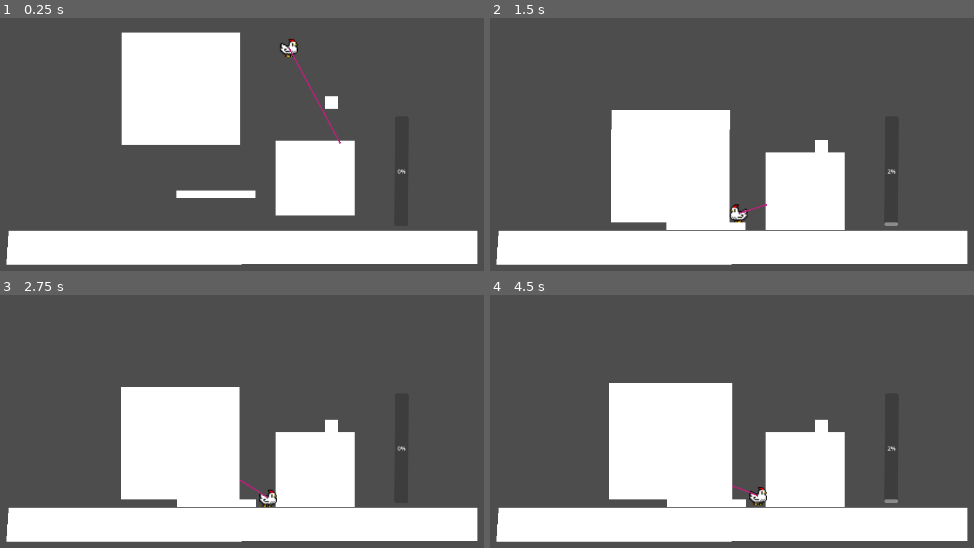
Above: before the commit, frames 1-4 (two rows, left to right).
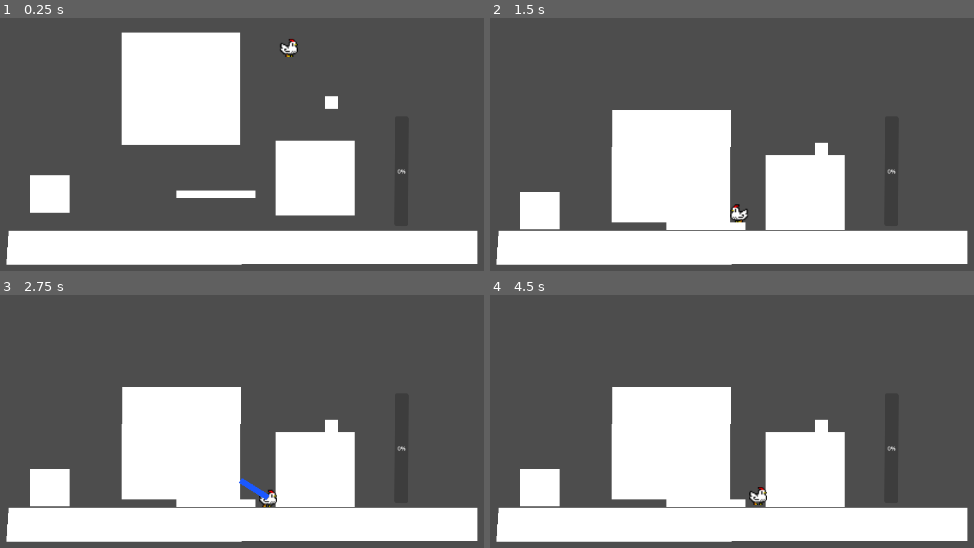
Above: after the commit, the same moments.

Repository: mgi-dev/size-them-up
Game: Godot game, scene res://scenes/main.tscn
Same seed, same stepped clock (60 frames per second), same inputs: the game is played once before the commit and once after it.
Inputs (mouse positions are in pixels of both pictures, inside the frame that each line leads up to):
- Up to frame 1 (0.25 s): no input
- Up to frame 2 (1.5 s): move the mouse to (707, 225) at 0.52 s; hold Right mouse button (size_down) 0.53-1.28 s; hold A (player_move_right) from 0.53 s (still down); tap Space (player_jump) at 0.77 s; click (707, 225) at 0.8 s; move the mouse to (804, 192) at 1.27 s; click (804, 192) at 1.35 s
- Up to frame 3 (2.75 s): tap Space (player_jump) at 1.52 s; right-click (314, 469) at 1.55 s; move the mouse to (179, 444) at 2.02 s; release A (player_move_right) at 2.03 s; hold D (player_move_left) from 2.03 s (still down); hold Right mouse button (size_down) from 2.03 s (still down); click (179, 444) at 2.3 s
- Up to frame 4 (4.5 s): move the mouse to (819, 426) at 2.77 s; release D (player_move_left) at 2.78 s; release Right mouse button (size_down) at 2.78 s; hold A (player_move_right) 2.78-4.28 s; click (819, 426) at 2.85 s; tap Space (player_jump) at 3.02, 3.77 s; right-click (819, 426) at 3.05 s; move the mouse to (outside the picture) at 3.52 s; hold Right mouse button (size_down) 3.53-4.28 s; click (outside the picture) at 3.8 s; tap Enter at 4.25 s; move the mouse to (644, 451) at 4.27 s; hold D (player_move_left) from 4.28 s (still down); click (644, 451) at 4.35 s

The runs differ from the first frame. In frame 1, 1.4% of the frame differs, in the area x 6-71%, y 11-78%; in frame 2, 1.9%; in frame 3, 1.7%; in frame 4, 2.3%, in the area x 6-85%, y 34-84%.

Commit message:
adjust laser behaviour, rework comand logic

Diff:
--- a/autoloads/game_state.gd
+++ b/autoloads/game_state.gd
@@ -3,11 +3,10 @@
 
 var _can_size_up: bool = false
 var _can_size_down: bool = false
-var resize_ray_target: CollisionShape2D
 
 func _ready():
 	SignalBus.gauge_changed.connect(on_gauge_changed)
-	SignalBus.resize_ray_collided.connect(on_resize_ray_target_changed)
+
 
 func on_gauge_changed(percentage: float) -> void:
 	if percentage >= 100:
@@ -20,8 +19,6 @@
 		_can_size_up = true
 		_can_size_down = true
 
-func on_resize_ray_target_changed(target: CollisionShape2D):
-	resize_ray_target = target
 
 func can_size_up() -> bool:
 	return _can_size_up
--- a/autoloads/signal_bus.gd
+++ b/autoloads/signal_bus.gd
@@ -3,4 +3,5 @@
 signal resized(size: float)
 signal gauge_changed(percentage: float)
 
-signal resize_ray_collided(collision_shape: CollisionShape2D)
+signal resize_ray_resize_up(collision_shape: CollisionShape2D)
+signal resize_ray_resize_down(collision_shape: CollisionShape2D)
--- a/scenes/characters/player/ray_cast_2d.gd
+++ b/scenes/characters/player/ray_cast_2d.gd
@@ -1,11 +1,39 @@
 extends RayCast2D
 
 @onready var visible_laser = $Line2D
+@export var laser_min_width: float = 0.0
+@export var laser_max_width: float = 10.0
+@export var laser_ready_speed: float = 0.2
+
+var is_resizing_laser_enabled: bool = false
+
+func _ready():
+	visible_laser.width = laser_min_width
+
+func _process(delta):
+	handle_laser_visible_width()
+	select_laser_color()
+	handle_colliding(delta)
 
 
-func _process(delta):
-	handle_colliding(delta)
+func handle_laser_visible_width() -> void:
+	if Input.is_action_pressed("size_up") or Input.is_action_pressed("size_down"):
+		if visible_laser.width <= laser_max_width:
+			visible_laser.width += laser_ready_speed
+			if visible_laser.width >= laser_max_width:
+				# Avoid going over limit.
+				visible_laser.width = laser_max_width
+				is_resizing_laser_enabled = true
+	else:
+		# no mouse click --> laser reset.
+		is_resizing_laser_enabled = false
+		visible_laser.width = laser_min_width
 
+func select_laser_color() -> void:
+	if Input.is_action_pressed("size_up"):
+		visible_laser.default_color = Color(0.856, 0.002, 0.001, 1.0)
+	elif Input.is_action_pressed("size_down"):
+		visible_laser.default_color = Color(0.108, 0.345, 1.0, 1.0)
 
 func handle_colliding(delta):
 	var mouse_position = to_local(get_viewport().get_mouse_position())
@@ -14,27 +42,32 @@
 
 	if is_colliding():
 		# debug()
-		emit_collide_event()
 		var collision_position = to_local(get_collision_point())
 		target_position = collision_position
 		visible_laser.set_point_position(1, collision_position)
+		handle_resizing()
 	else:
-		emit_non_collide_event()
 		visible_laser.set_point_position(1, mouse_position)
 
 
-func emit_collide_event():
+func handle_resizing():
+	if is_resizing_laser_enabled and is_target_resizable():
+		if Input.is_action_pressed("size_up"):
+			SignalBus.resize_ray_resize_up.emit(get_collision_shape())
+		elif Input.is_action_pressed("size_down"):
+			SignalBus.resize_ray_resize_down.emit(get_collision_shape())
+
+
+func is_target_resizable() -> bool:
+	var collider = get_collider()
+	return collider is Resizable
+
+
+func get_collision_shape() -> CollisionShape2D:
 	var collider = get_collider()
 	var shape_index = get_collider_shape()
 	var owner_id = collider.shape_find_owner(shape_index)
-	var collision_shape = collider.shape_owner_get_owner(owner_id)
-
-	SignalBus.resize_ray_collided.emit(collision_shape)
-
-
-func emit_non_collide_event():
-	SignalBus.resize_ray_collided.emit(null)
-
+	return collider.shape_owner_get_owner(owner_id)
 
 
 
--- a/scenes/main.tscn
+++ b/scenes/main.tscn
@@ -1,6 +1,6 @@
 [gd_scene format=3 uid="uid://bpuivmi2eysui"]
 
-[ext_resource type="PackedScene" uid="uid://c513vd3w5aj6j" path="res://scenes/ResizableV2.tscn" id="1_o5qli"]
+[ext_resource type="PackedScene" uid="uid://c513vd3w5aj6j" path="res://scenes/resizable/ResizableV2.tscn" id="1_o5qli"]
 [ext_resource type="PackedScene" uid="uid://cdtat8xupelfn" path="res://scenes/ui/size_gauge/size_gauge.tscn" id="2_0wfyh"]
 [ext_resource type="PackedScene" uid="uid://bldfpa3blq6jy" path="res://scenes/characters/player/player.tscn" id="3_sugp2"]
 
@@ -39,3 +39,6 @@
 
 [node name="Player" parent="." unique_id=217472232 instance=ExtResource("3_sugp2")]
 position = Vector2(425, 14)
+
+[node name="ResizableV5" parent="." unique_id=1898947486 instance=ExtResource("1_o5qli")]
+position = Vector2(81, 226)
--- a/scenes/ResizableV2.tscn
+++ b/scenes/resizable/ResizableV2.tscn
@@ -1,6 +1,6 @@
 [gd_scene format=3 uid="uid://c513vd3w5aj6j"]
 
-[ext_resource type="Script" uid="uid://dm3of42vqtu4u" path="res://scenes/resizable_v_2.gd" id="1_27yq0"]
+[ext_resource type="Script" uid="uid://dm3of42vqtu4u" path="res://scenes/resizable/resizable_v_2.gd" id="1_27yq0"]
 
 [sub_resource type="RectangleShape2D" id="RectangleShape2D_27yq0"]
 size = Vector2(56, 54)
--- /dev/null
+++ b/scenes/resizable/oval_resizable.tscn
@@ -0,0 +1,8 @@
+[gd_scene format=3 uid="uid://btaph64xx2gfe"]
+
+[ext_resource type="Script" uid="uid://dm3of42vqtu4u" path="res://scenes/resizable/resizable_v_2.gd" id="1_m3jqf"]
+
+[node name="OvalResizable" type="Node2D" unique_id=703707538]
+script = ExtResource("1_m3jqf")
+
+[node name="CollisionShape2D" type="CollisionShape2D" parent="." unique_id=919832315]
--- a/scenes/resizable_v_2.gd
+++ b/scenes/resizable/resizable_v_2.gd
@@ -1,4 +1,6 @@
 extends RigidBody2D
+
+class_name Resizable
 
 @export var sprite: Polygon2D
 @export var hitbox: CollisionShape2D
@@ -30,6 +32,9 @@
 	hitbox.scale = initial_scale_transform
 	mouse_detector.scale = initial_scale_transform
 
+	SignalBus.resize_ray_resize_up.connect(resize_up)
+	SignalBus.resize_ray_resize_down.connect(resize_down)
+
 
 func debug():
 	print("selected : ", hitbox == GameState.resize_ray_target , " ", position, sprite.position, sprite.scale, hitbox.position, hitbox.shape.size)
@@ -45,24 +50,28 @@
 
 func _physics_process(delta: float) -> void:
 	# called 60 times per second. do not lag this.
-	if Input.is_action_pressed("size_up"):
+	pass
+
+func resize_up(target: CollisionShape2D) -> void:
+	if target == hitbox:
 		if can_size_up():
 			size_up()
 			process_hitbox_resize()
 			process_mouse_detector_resize()
 
-	elif Input.is_action_pressed("size_down"):
+func resize_down(target: CollisionShape2D) -> void:
+	if target == hitbox:
 		if can_size_down():
 			size_down()
 			process_hitbox_resize()
 			process_mouse_detector_resize()
 
 func can_size_up() -> bool:
-	return GameState.resize_ray_target == hitbox and GameState.can_size_up()
+	return GameState.can_size_up()
 
 
 func can_size_down() -> bool:
-	return GameState.resize_ray_target == hitbox and GameState.can_size_down()
+	return GameState.can_size_down()
 
 
 func size_up() -> void:
@@ -99,12 +108,3 @@
 func process_sprite_resize() -> void:
 	sprite.scale = get_transformed_scale(initial_scale_transform, new_scale_multiplier)
 	current_sprite_scale_multiplier = new_scale_multiplier
-
-
-func _on_mouse_dedector_mouse_entered():
-	# print("entered")
-	pass
-
-func _on_mouse_dedector_mouse_exited():
-	# print("pas entered")
-	pass
Renamed: scenes/resizable_v_2.gd.uid -> scenes/resizable/resizable_v_2.gd.uid
